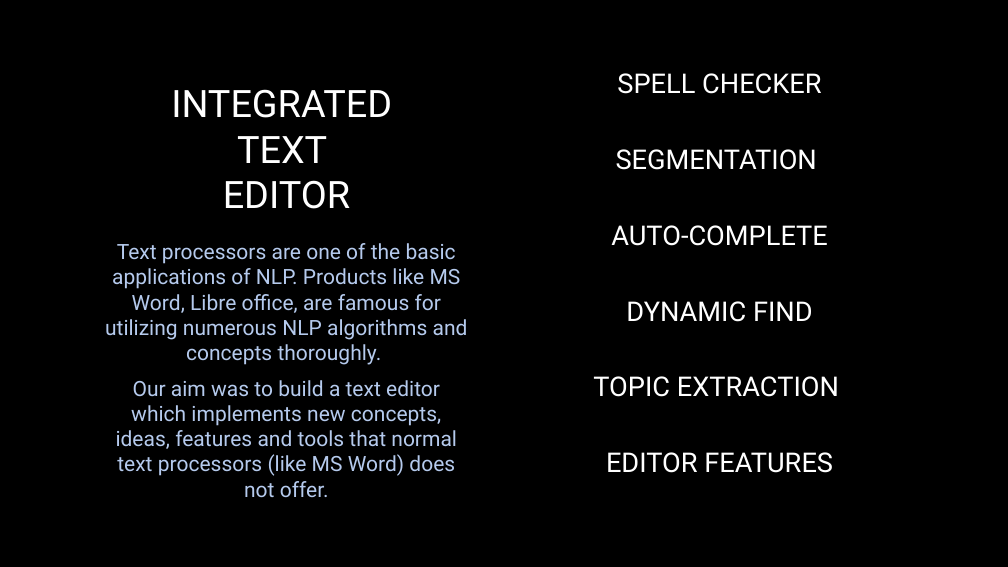
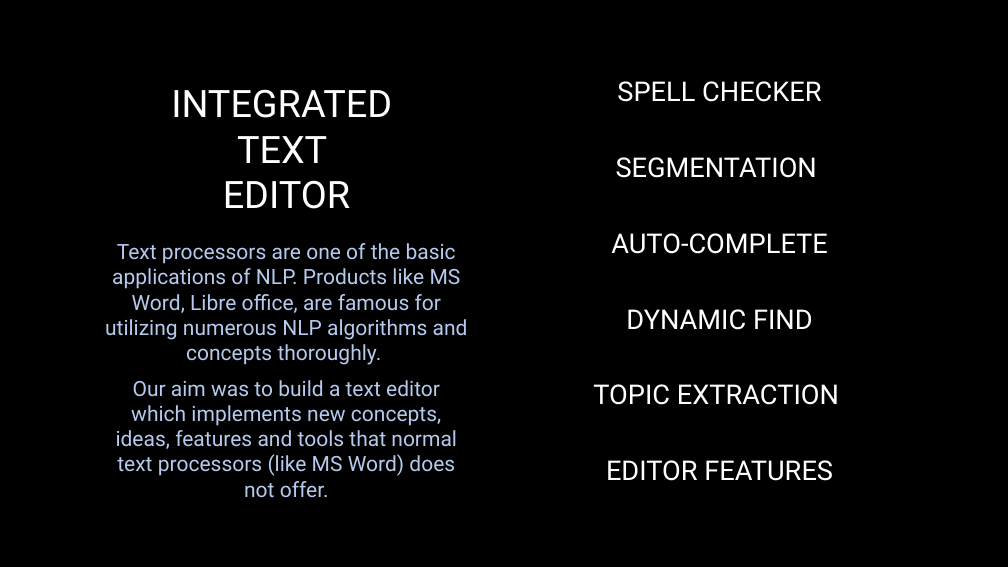
Before and after one commit to Tushar-Naik/NLP, a slide deck: slide 4 of Integrated Text Editor New.pptx. Drawn at 1008x567 pixels with LibreOffice and Linux fonts; fonts in the diff are those of the drawing; background and template pictures are left out. Boxes give left, top, right and bottom in pixels: in the first picture for what was removed or moved away, otherwise in the second. Text is boxed around its words. In the diff, an @@ line names an element or a change of style, - is before the commit and + after.

```diff
--- a/Integrated Text Editor New.pptx
+++ b/Integrated Text Editor New.pptx
@@ text "SPELL CHECKER": place and size @@
-text "SPELL CHECKER" at box(593, 73, 839, 473)
+text "SPELL CHECKER" at box(593, 81, 839, 481)
```
Also in this commit, not shown: 3 other slides changed, 3 slides added, 8 other files.
